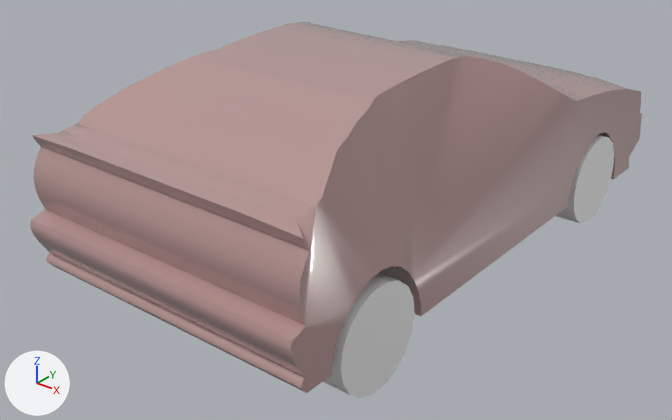
Before and after pictures for a commit that changed the glTF model tools/blender/carpipe/out/corrado/corrado.glb.
Both versions are drawn from a 50 mm camera at (11.35, -15.54, 10.22) aimed at (-0.38, -0.88, 1.13). The axes (+X, +Y, +Z) are drawn at lower left. The lights are the same throughout. The picture after the commit comes second.

The first picture shows 'Body', 'WheelFR', 'WheelRR'.
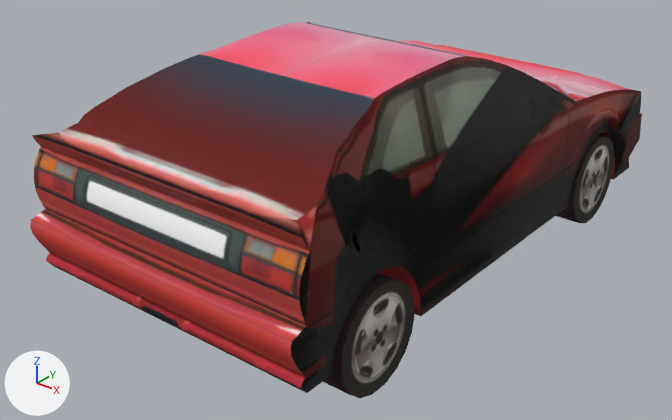
Edits to the bpy script that builds the scene:
```text
Add img_corrado_wheel_normal:
    img_corrado_wheel_normal = load_image('corrado_Wheel_normal', '_unpacked/corrado_Wheel_normal', 512, 512, 'Non-Color')
Add img_corrado_wheel_base:
    img_corrado_wheel_base = load_image('corrado_Wheel_base', '_unpacked/corrado_Wheel_base', 512, 512, 'sRGB')
Add img_corrado_wheel_metal_corrado_wheel_rough:
    img_corrado_wheel_metal_corrado_wheel_rough = load_image('corrado_Wheel_metal-corrado_Wheel_rough', '_unpacked/corrado_Wheel_metal-corrado_Wheel_rough', 512, 512, 'Non-Color')
Add img_corrado_body_metal_corrado_body_rough:
    img_corrado_body_metal_corrado_body_rough = load_image('corrado_Body_metal-corrado_Body_rough', '_unpacked/corrado_Body_metal-corrado_Body_rough', 1024, 1024, 'Non-Color')
Add img_corrado_body_normal:
    img_corrado_body_normal = load_image('corrado_Body_normal', '_unpacked/corrado_Body_normal', 1024, 1024, 'Non-Color')
Add img_corrado_body_base:
    img_corrado_body_base = load_image('corrado_Body_base', '_unpacked/corrado_Body_base', 1024, 1024, 'sRGB')
Change mat_body:
    remove # nodes: BsdfPrincipled, OutputMaterial
    remove # colours: pink #b69491
    nodes: BsdfPrincipled, NormalMap, OutputMaterial, SeparateColor, TexImage x3
    uses the picture img_corrado_body_base
    uses the picture img_corrado_body_metal_corrado_body_rough
    uses the picture img_corrado_body_normal
Change mat_wheel:
    remove # nodes: BsdfPrincipled, OutputMaterial
    nodes: BsdfPrincipled, NormalMap, OutputMaterial, SeparateColor, TexImage x3
    uses the picture img_corrado_wheel_base
    uses the picture img_corrado_wheel_metal_corrado_wheel_rough
    uses the picture img_corrado_wheel_normal
```

Boxes [x1, y1, x2, y2] around the edits, measured in the pictures (672 x 420 px):
'Body', surface changed (darker)
    both: [30, 22, 642, 393]
'WheelRR', surface changed (white to grey)
    both: [323, 273, 415, 398]
'WheelFR', surface changed (white to grey)
    both: [556, 135, 614, 223]
